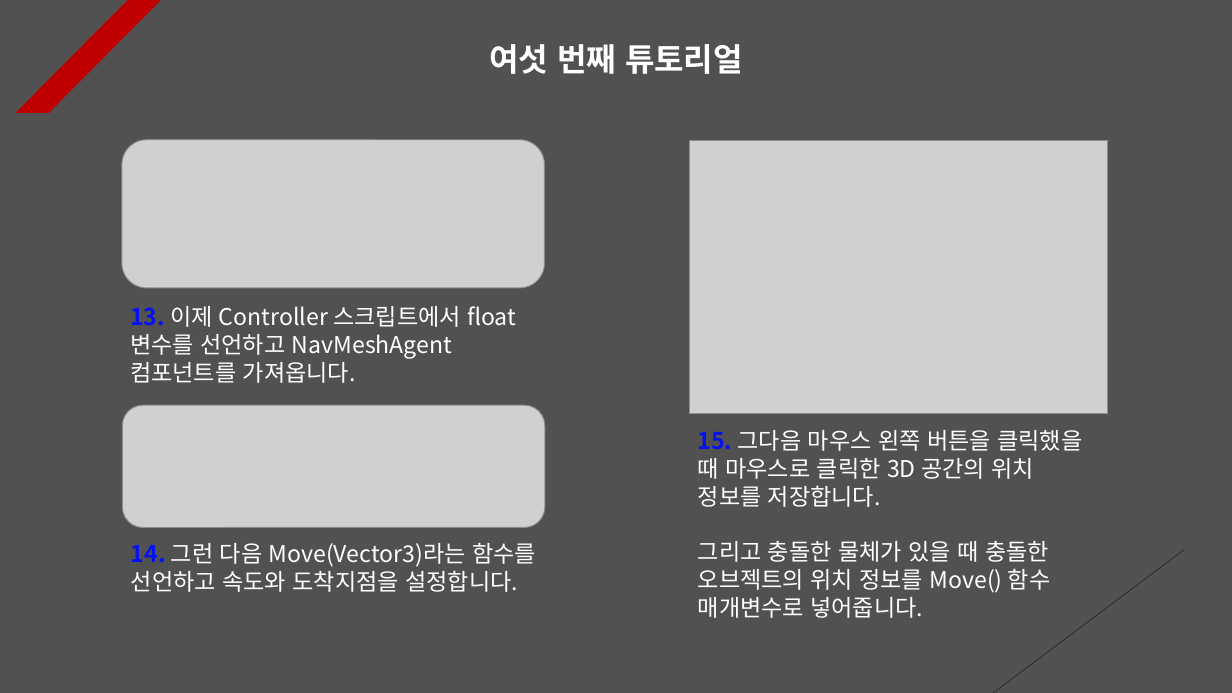
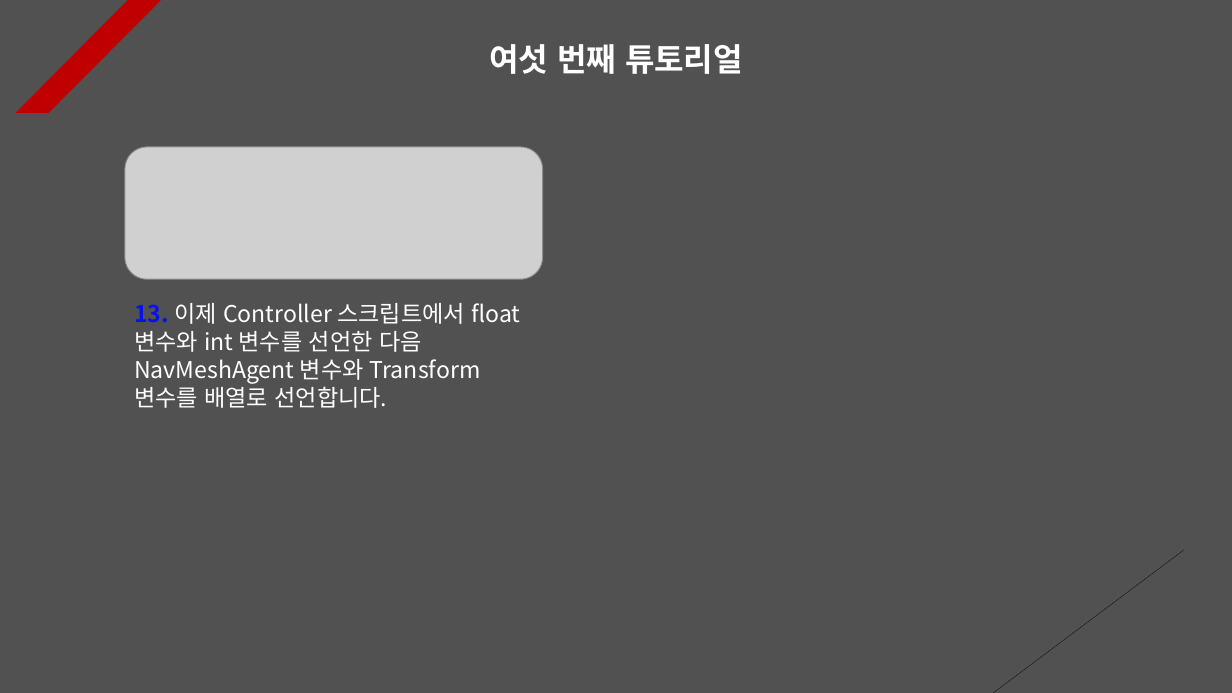
Before and after one commit to Unity2033/3D-UnityEngine, a slide deck: slide 8 of Assets/Class/NavMesh Agent/PPT Data/NavMesh Agent Example.pptx. Drawn at 1232x693 pixels with LibreOffice and Linux fonts; fonts in the diff are those of the drawing; grey boxes stand for pictures. Boxes give left, top, right and bottom in pixels: in the first picture for what was removed or moved away, otherwise in the second. Text is boxed around its words. In the diff, an @@ line names an element or a change of style, - is before the commit and + after.

Commit message:
NavMesh Agent Tutorial Renewal
- Implementation of AI object
  reconnaissance system

- InvokeRepeating function is used
  to implement repeated calling in
  the start function.

- Each PPT data update

- Delete and add resource data

```diff
--- a/Assets/Class/NavMesh Agent/PPT Data/NavMesh Agent Example.pptx
+++ b/Assets/Class/NavMesh Agent/PPT Data/NavMesh Agent Example.pptx
@@ picture: place and size @@
-picture at [122, 140, 544, 287]
+picture at [125, 147, 543, 279]
@@ picture removed at [689, 140, 1108, 414] @@
@@ text at [134, 303, 520, 408]: text changed @@
-13. 이제 Controller 스크립트에서 float 변수를 선언하고 NavMeshAgent 컴포넌트를 가져옵니다.
+13. 이제 Controller 스크립트에서 float 변수와 int 변수를 선언한 다음 NavMeshAgent 변수와 Transform 변수를 배열로 선언합니다.
@@ picture removed at [122, 406, 544, 528] @@
@@ text removed at [698, 430, 1082, 618] @@
-15. 그다음 마우스 왼쪽 버튼을 클릭했을 때 마우스로 클릭한 3D 공간의 위치 정보를 저장합니다.
-그리고 충돌한 물체가 있을 때 충돌한 오브젝트의 위치 정보를 Move() 함수 매개변수로 넣어줍니다.
@@ text removed at [131, 542, 536, 592] @@
-14. 그런 다음 Move(Vector3)라는 함수를 선언하고 속도와 도착지점을 설정합니다.
```
Also in this commit, not shown: 8 other slides changed, 22 other files.
